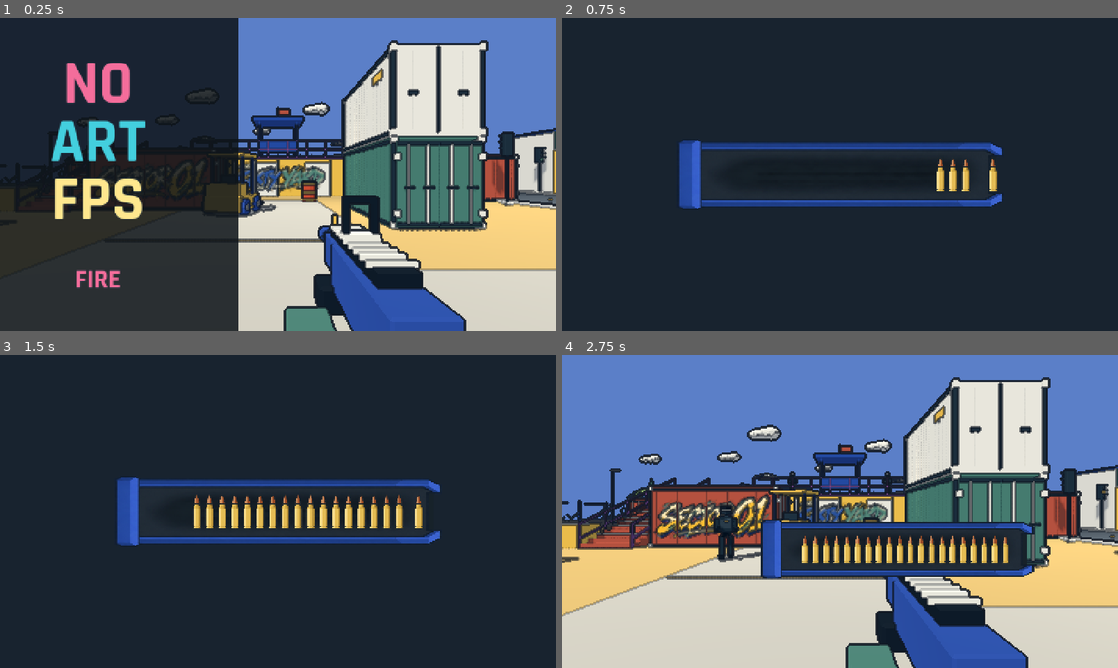
Above: before the commit, frames 1-4 (two rows, left to right).
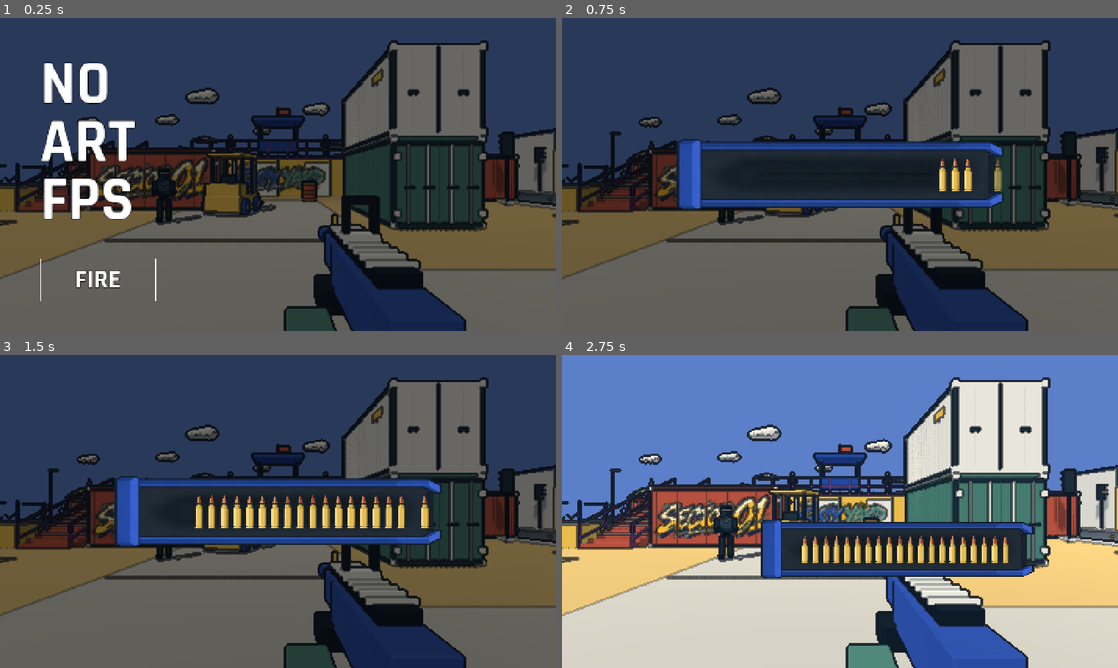
Above: after the commit, the same moments.

Repository: YicongCao/No-Art-FPS
Game: Godot game, scene res://scenes/main.tscn
Same seed, same stepped clock (60 frames per second), same inputs: the game is played once before the commit and once after it. Sound files missing from this copy of the repository are replaced by a short silence.
Inputs (mouse positions are in pixels of both pictures, inside the frame that each line leads up to):
- Up to frame 1 (0.25 s): no input
- Up to frame 2 (0.75 s): click "FIRE" at 0.5 s
- Up to frame 3 (1.5 s): tap Enter (restart) at 1.25 s; move the mouse to (400, 495) at 1.27 s; press the mouse at (400, 495) at 1.28 s; hold D (right) from 1.28 s (still down)
- Up to frame 4 (2.75 s): tap Space (jump) at 1.52, 2.27 s; move the mouse to (728, 527) at 2.02 s; release D (right) at 2.03 s; release the mouse at (728, 527) at 2.03 s; hold S (back) from 2.03 s (still down); click (728, 527) at 2.1 s

The runs differ from the first frame. In frame 1, 92% of the frame differs, in the area x 0-100%, y 0-100%; in frame 2, 80%; in frame 3, 82%; in frame 4, nothing differs.

Commit message:
Share captured opening frame between monochrome title and loading

Diff:
--- a/artifacts/loading-check.json
+++ b/artifacts/loading-check.json
@@ -1,6 +1,6 @@
 {
-  "first_loading_frame_ms": 16.398,
-  "loading_max_frame_ms": 42.142,
-  "loading_p95_frame_ms": 22.34,
+  "first_loading_frame_ms": 9.568,
+  "loading_max_frame_ms": 50.537,
+  "loading_p95_frame_ms": 22.412,
   "note": "Rendered automated FIRE click and transition, 60 fps cap; not human input latency or a cross-device performance guarantee."
 }
--- a/artifacts/playtest.json
+++ b/artifacts/playtest.json
@@ -1,12 +1,12 @@
 {
   "baseline_nodes": 2031,
   "duration_game_seconds": 60.0,
-  "frames": 3351,
-  "headshots": 87,
-  "kills": 87,
-  "node_count_at_end": 1986,
+  "frames": 3411,
+  "headshots": 84,
+  "kills": 84,
+  "node_count_at_end": 1951,
   "note": "Automated perfect-aim test with scripted repositioning; not human gameplay or long-run validation. Frame intervals include a 60 fps cap.",
   "p95_frame_ms": 16.6666666666667,
-  "p99_frame_ms": 30.1463333333331,
-  "shots": 158
+  "p99_frame_ms": 16.6666666666667,
+  "shots": 171
 }
--- a/assets/shaders/loading_reveal.gdshader
+++ b/assets/shaders/loading_reveal.gdshader
@@ -1,6 +1,7 @@
 shader_type canvas_item;
 
-uniform vec4 background : source_color = vec4(.094, .137, .184, 1.0);
+uniform sampler2D opening_frame : source_color, filter_linear, repeat_disable;
+uniform float shade_opacity = .55;
 uniform vec2 viewport_size = vec2(1440.0, 810.0);
 uniform float progress = 0.0;
 
@@ -10,5 +11,8 @@
 	float alpha = smoothstep(radius - 30.0, radius, length(p));
 	if (progress <= 0.0) { alpha = 1.0; }
 	if (progress >= 1.0) { alpha = 0.0; }
-	COLOR = vec4(background.rgb, alpha);
+	// Title and loading use the very same captured opening frame and black
+	// shade. The radial alpha reveals live 3D without showing preparation work.
+	vec3 scene = texture(opening_frame, UV).rgb;
+	COLOR = vec4(scene * (1.0 - shade_opacity), alpha);
 }
--- a/scripts/game.gd
+++ b/scripts/game.gd
@@ -49,6 +49,7 @@
 var load_ticket = 0
 var opening_prepared = false
 var enemy_model: PackedScene
+var title_frame_ready = false
 
 func _ready() -> void:
 	process_physics_priority = -100
@@ -117,6 +118,7 @@
 			break
 		await get_tree().physics_frame
 	if not nav_ready:push_error("Navigation map failed to synchronize")
+	await capture_opening_frame()
 	if "--capture" in OS.get_cmdline_user_args():
 		await RenderingServer.frame_post_draw
 		get_viewport().get_texture().get_image().save_png("res://artifacts/title.png")
@@ -148,6 +150,27 @@
 		player.sensitivity = clampf(float(cfg.get_value("settings","sensitivity",.0022)),.0006,.006)
 		reduced_motion = bool(cfg.get_value("settings","reduced_motion",false))
 		music_volume = clampf(float(cfg.get_value("settings","music_volume",.7)),0,1)
+
+func spawn_opening_actor(index: int) -> Node3D:
+	var actor = spawn_enemy(OPENING_POSITIONS[index],index==1)
+	actor.look_at(Vector3(player.position.x,actor.position.y,player.position.z))
+	return actor
+
+func capture_opening_frame() -> void:
+	# Render the same frozen starting composition the loader will prepare.
+	# Capture before any UI, movement or damage so it is a clean gameplay frame.
+	if DisplayServer.get_name()=="headless":
+		title_frame_ready = true
+		return
+	hud.hide()
+	for i in range(OPENING_POSITIONS.size()):spawn_opening_actor(i)
+	for i in [0,2]:arena.containers[i].add_guard()
+	opening_prepared = true
+	await get_tree().process_frame
+	await RenderingServer.frame_post_draw
+	hud.set_title_frame(get_viewport().get_texture().get_image())
+	title_frame_ready = true
+	hud.show()
 
 func save_record() -> void:
 	if qa_mode:return
@@ -198,7 +221,7 @@
 	hud.reset_magazine()
 
 func request_run() -> void:
-	if state not in ["TITLE","RESULTS","PAUSED"]:return
+	if not title_frame_ready or state not in ["TITLE","RESULTS","PAUSED"]:return
 	load_ticket += 1
 	state = "LOADING"
 	loading = LoadingTransition.new()
@@ -274,8 +297,7 @@
 	# Instantiate and render one actor per frame before gameplay to warm
 	# imported meshes/materials without a single eight-enemy creation burst.
 	for i in range(OPENING_POSITIONS.size()):
-		var actor = spawn_enemy(OPENING_POSITIONS[i],i==1)
-		actor.look_at(Vector3(player.position.x,actor.position.y,player.position.z))
+		spawn_opening_actor(i)
 		loading.report(.4+float(i+1)/8*.5)
 		await loading_frame()
 		if ticket!=load_ticket:return
--- a/scripts/hud.gd
+++ b/scripts/hud.gd
@@ -21,6 +21,8 @@
 var motion_button: Button
 var music_slider: HSlider
 var fire_button: Button
+var title_frame: ImageTexture
+const TITLE_SHADE_OPACITY = .55
 const WHITE = Color("fff8e8")
 const INK = Color("243440")
 const GOLD = Color("f2d084")
@@ -127,10 +129,16 @@
 
 func sync_loading_cover() -> void:
 	if not is_instance_valid(loading_cover):return
-	loading_cover.visible = game.state=="LOADING"
-	vignette.visible = game.state!="LOADING"
-	loading_cover.material.set_shader_parameter("progress",game.loading.reveal_progress())
+	loading_cover.visible = game.state in ["TITLE","LOADING"] and title_frame!=null
+	vignette.visible = game.state not in ["TITLE","LOADING"]
+	loading_cover.material.set_shader_parameter("progress",game.loading.reveal_progress() if game.state=="LOADING" else 0.0)
 	loading_cover.material.set_shader_parameter("viewport_size",size)
+
+func set_title_frame(image: Image) -> void:
+	title_frame = ImageTexture.create_from_image(image)
+	loading_cover.material.set_shader_parameter("opening_frame",title_frame)
+	loading_cover.material.set_shader_parameter("shade_opacity",TITLE_SHADE_OPACITY)
+	sync_loading_cover()
 
 func _ready() -> void:
 	set_anchors_and_offsets_preset(Control.PRESET_FULL_RECT)
@@ -253,12 +261,17 @@
 		fire_button.name = "fire"
 		fire_button.add_theme_font_size_override("font_size",68)
 		fire_button.add_theme_constant_override("outline_size",6)
-		fire_button.add_theme_color_override("font_outline_color",INK)
+		fire_button.add_theme_color_override("font_outline_color",Color.BLACK)
 		for color_name in ["font_color","font_hover_color","font_pressed_color","font_focus_color"]:
-			fire_button.add_theme_color_override(color_name,Color("f46d9b"))
-		fire_button.add_theme_color_override("font_hover_color",Color("ffadd0"))
+			fire_button.add_theme_color_override(color_name,Color.WHITE)
 		for style_name in ["normal","hover","pressed","focus"]:
-			fire_button.add_theme_stylebox_override(style_name,StyleBoxEmpty.new())
+			var style = StyleBoxFlat.new()
+			style.bg_color = Color.TRANSPARENT
+			if style_name=="hover":style.bg_color = Color(1,1,1,.08)
+			if style_name=="pressed":style.bg_color = Color(1,1,1,.16)
+			style.set_border_width_all(3 if style_name=="focus" else 2)
+			style.border_color = Color.WHITE
+			fire_button.add_theme_stylebox_override(style_name,style)
 		fire_button.pivot_offset = fire_button.size*.5
 		fire_button.button_down.connect(func():fire_button.scale = Vector2.ONE*.96)
 		fire_button.button_up.connect(func():fire_button.scale = Vector2.ONE)
@@ -306,16 +319,11 @@
 		draw_magazine_body(loading_magazine_rect(),count,16*incoming,incoming)
 		return
 	if state == "TITLE":
-		draw_rect(Rect2(0,0,size.x*.43,size.y),Color(.055,.08,.10,.86))
 		var words = ["NO","ART","FPS"]
-		var colors = [Color("f46d9b"),Color("43cfde"),Color("ffe78e")]
 		for i in range(words.size()):
-			var pos = Vector2(254,220+i*150)
-			pos.x -= font.get_string_size(words[i],HORIZONTAL_ALIGNMENT_LEFT,-1,160).x*.5
-			draw_string_outline(font,pos,words[i],HORIZONTAL_ALIGNMENT_LEFT,-1,160,7,INK)
-			draw_string(font,pos,words[i],HORIZONTAL_ALIGNMENT_LEFT,-1,160,colors[i])
-		if is_instance_valid(fire_button) and fire_button.has_focus():
-			draw_line(Vector2(140,size.y-68),Vector2(368,size.y-68),GOLD,2,true)
+			var pos = Vector2(104,220+i*150)
+			draw_string_outline(font,pos,words[i],HORIZONTAL_ALIGNMENT_LEFT,-1,160,7,Color.BLACK)
+			draw_string(font,pos,words[i],HORIZONTAL_ALIGNMENT_LEFT,-1,160,Color.WHITE)
 		return
 	if state == "RESULTS":
 		draw_rect(Rect2(Vector2.ZERO,size),Color(.06,.09,.12,.80))
--- a/tests/loading_check.gd
+++ b/tests/loading_check.gd
@@ -26,9 +26,22 @@
 	print("LOADING_MODEL_WAIT_CAP_PASS")
 	await get_tree().process_frame
 	await capture("title-fire")
+	assert(game.title_frame_ready and game.hud.title_frame!=null)
+	captures["opening-frame"] = game.hud.title_frame.get_image()
+	var title_background = background_patch(captures["title-fire"])
+	# The title must retain the captured starting frame even when the underlying
+	# 3D camera is moved; loading preparation must remain hidden behind it too.
+	game.player.rotation.y = .5
+	await get_tree().process_frame
+	await capture("title-frozen-check")
+	assert(title_background.compute_image_metrics(background_patch(captures["title-frozen-check"]),false)["mean"]<.01)
+	captures.erase("title-frozen-check")
+	game.player.rotation.y = 0
 	# Exercise the actual text button hitbox, rather than directly firing its signal.
 	var button = game.hud.fire_button
 	assert(button is Button and button.text=="FIRE" and button.get_theme_constant("outline_size")==6)
+	assert(button.get_theme_color("font_color")==Color.WHITE and button.get_theme_color("font_outline_color")==Color.BLACK)
+	assert(button.get_theme_stylebox("normal").border_width_left==2)
 	var point = button.get_global_rect().get_center()
 	var motion = InputEventMouseMotion.new()
 	motion.position = point
@@ -68,8 +81,8 @@
 		if phase=="FILL" and not seen.has("FILL"):
 			await capture("loading-fill")
 			first_cover_ms = float(last_capture_time-start_time)/1000.0
-			var image = get_viewport().get_texture().get_image()
-			assert(image.get_pixel(4,4).is_equal_approx(image.get_pixel(image.get_width()-5,image.get_height()-5)),"Loading background is solid")
+			assert(title_background.compute_image_metrics(background_patch(captures["loading-fill"]),false)["mean"]<.01,"Title and loading share the same image and black opacity")
+			assert(game.hud.loading_cover.material.get_shader_parameter("shade_opacity")==game.hud.TITLE_SHADE_OPACITY)
 			seen["FILL"] = true
 		elif phase=="SEAT" and loader.phase_time>.1 and not seen.has(phase):
 			assert(loader.rounds==20 and loader.work_complete)
@@ -121,7 +134,10 @@
 	escape.pressed = true
 	game._unhandled_input(escape)
 	await get_tree().create_timer(.2).timeout
-	assert(game.state=="TITLE" and game.enemies.get_child_count()==0 and not game.hud.loading_cover.visible)
+	assert(game.state=="TITLE" and game.enemies.get_child_count()==0 and game.hud.loading_cover.visible)
+	await capture("title-return-check")
+	assert(title_background.compute_image_metrics(background_patch(captures["title-return-check"]),false)["mean"]<.01,"Returning to title restores the same first-frame background")
+	captures.erase("title-return-check")
 	# Early click while nav is still pending, plus focus suspension and safe reentry.
 	game.nav_ready = false
 	game.request_run()
@@ -146,10 +162,14 @@
 	game.clear_round()
 	for filename in captures:captures[filename].save_png("res://artifacts/"+filename+".png")
 	await get_tree().create_timer(.3).timeout
-	print("LOADING_CHECK_PASS: button, staged prep, 17-round cap, wipe then dock, immediate GO/input/timer, fade/pause, retry/cancel, early click, focus, resize")
+	print("LOADING_CHECK_PASS: white outlined button, frozen first frame/shared shade, staged prep, 17-round cap, wipe then dock, immediate GO/input/timer, fade/pause, retry/cancel, early click, focus, resize")
 	get_tree().quit()
 
 func capture(filename: String) -> void:
 	await RenderingServer.frame_post_draw
 	last_capture_time = Time.get_ticks_usec()
 	captures[filename] = get_viewport().get_texture().get_image()
+
+func background_patch(image: Image) -> Image:
+	# Outside both the title text and the central loading magazine.
+	return image.get_region(Rect2i(int(image.get_width()*.72),int(image.get_height()*.16),120,90))
Binary file changed: artifacts/gameplay-05.png
Binary file changed: artifacts/gameplay-20.png
Binary file changed: artifacts/gameplay-38.png
Binary file changed: artifacts/gameplay-55.png
Binary file changed: artifacts/loading-fill.png
Binary file changed: artifacts/loading-go-fading.png
Binary file changed: artifacts/loading-go-finished.png
Binary file changed: artifacts/loading-go.png
Binary file changed: artifacts/loading-reveal.png
Binary file changed: artifacts/loading-seated.png
Binary file changed: artifacts/loading-small-window.png
Binary file changed: artifacts/loading-waiting.png
(and 6 more such lines)
